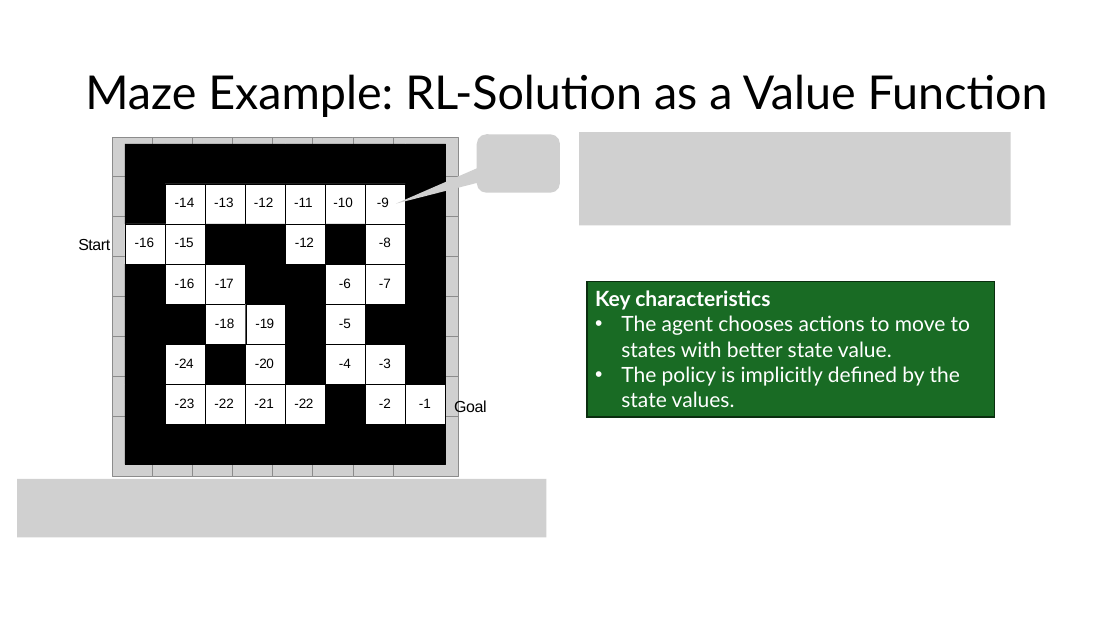
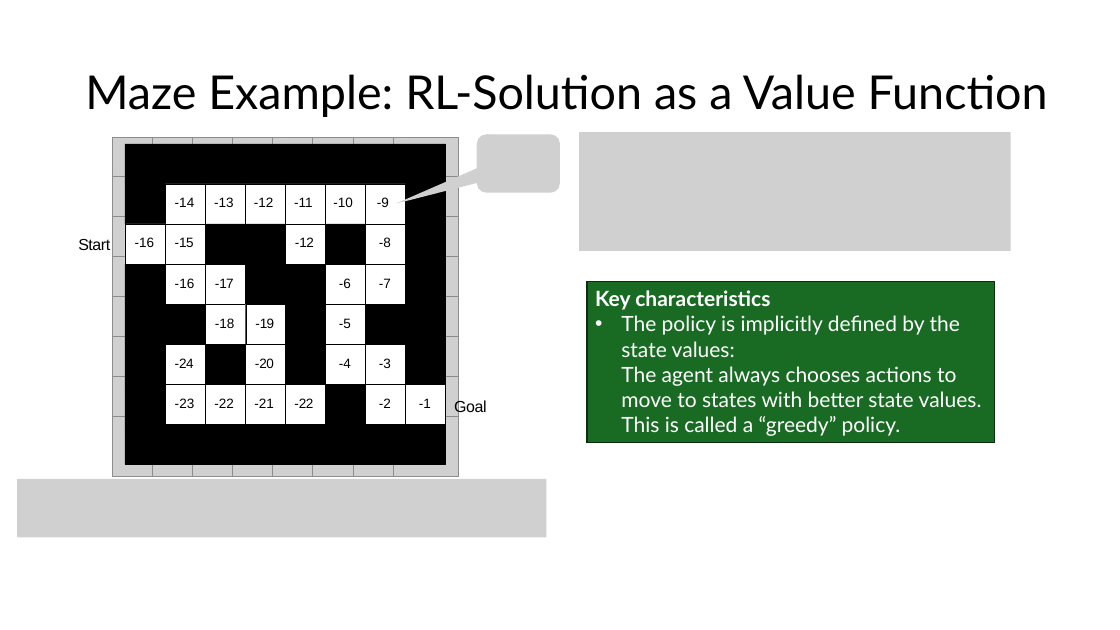
Before and after one commit to mhahsler/Introduction_to_Reinforcement_Learning, a slide deck: slide 31 of slides/Lecture_Chapter01.pptx. Drawn at 1120x630 pixels with LibreOffice and Linux fonts; fonts in the diff are those of the drawing; grey boxes stand for pictures. Boxes give left, top, right and bottom in pixels: in the first picture for what was removed or moved away, otherwise in the second. Text is boxed around its words. In the diff, an @@ line names an element or a change of style, - is before the commit and + after.

```diff
--- a/slides/Lecture_Chapter01.pptx
+++ b/slides/Lecture_Chapter01.pptx
@@ picture: place and size @@
-picture at bbox=[579, 132, 1011, 225]
+picture at bbox=[579, 132, 1011, 250]
@@ rectangle "Key characteristics": place and size @@
-rectangle "Key characteristics" at bbox=[587, 281, 995, 418]
+rectangle "Key characteristics" at bbox=[587, 281, 995, 443]
@@ text in rectangle at bbox=[621, 315, 982, 436]: text changed @@
-• The agent chooses actions to move to states with better state value.
-• The policy is implicitly defined by the state values.
+• The policy is implicitly defined by the state values:
+  The agent always chooses actions to move to states with better state values. This is called a “greedy” policy.
```
Also in this commit, not shown: 17 other slides changed, 1 other file.
